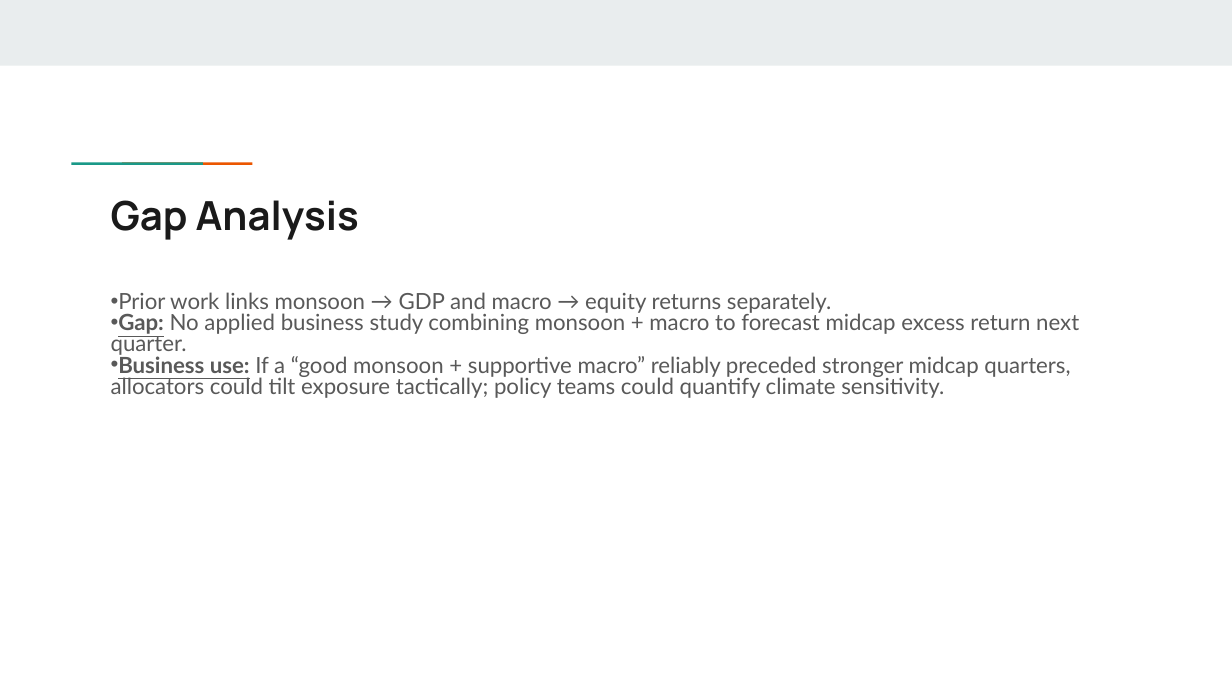
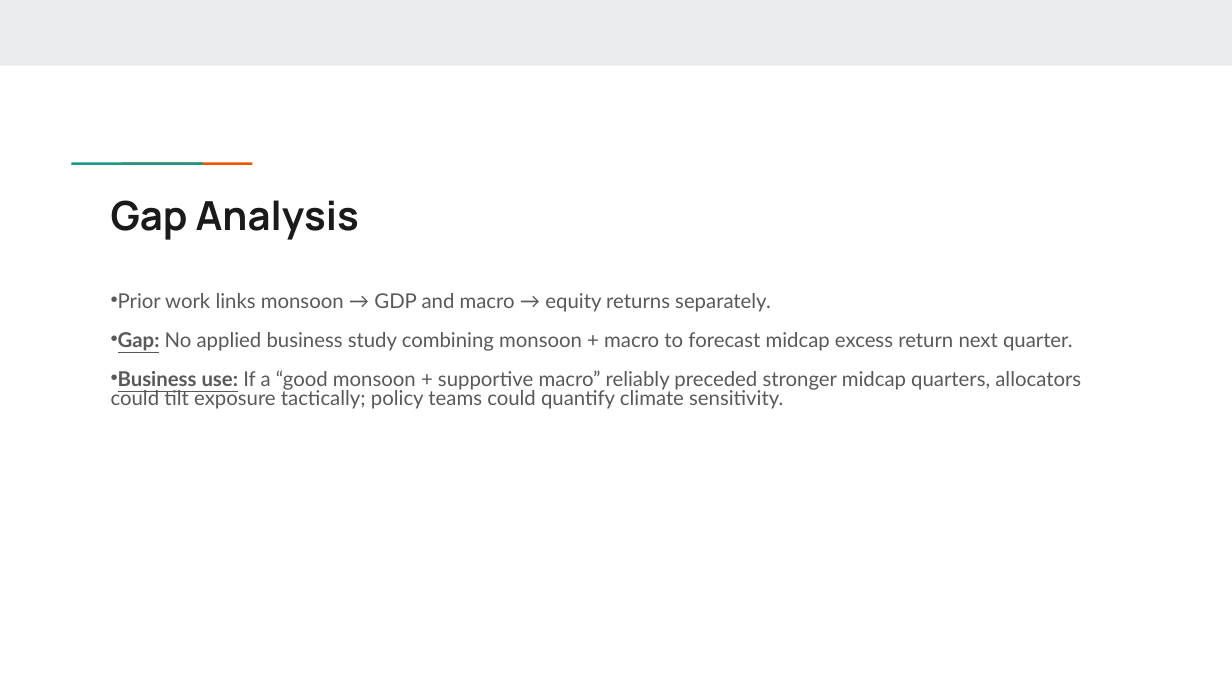
Before and after one commit to abpanic/marketpredict, a slide deck: slide 3 of Abpanick-Final Presentation.pptx. Drawn at 1232x693 pixels with LibreOffice and Linux fonts; fonts in the diff are those of the drawing. Boxes give left, top, right and bottom in pixels: in the first picture for what was removed or moved away, otherwise in the second. Text is boxed around its words. In the diff, an @@ line names an element or a change of style, - is before the commit and + after.

```diff
--- a/Abpanick-Final Presentation.pptx
+++ b/Abpanick-Final Presentation.pptx
@@ text "Prior work links monsoon → ..." at [111,293,1081,409]: size 12.9 to 11.9 pt @@
```
Also in this commit, not shown: 10 other slides changed, 3 other files.
